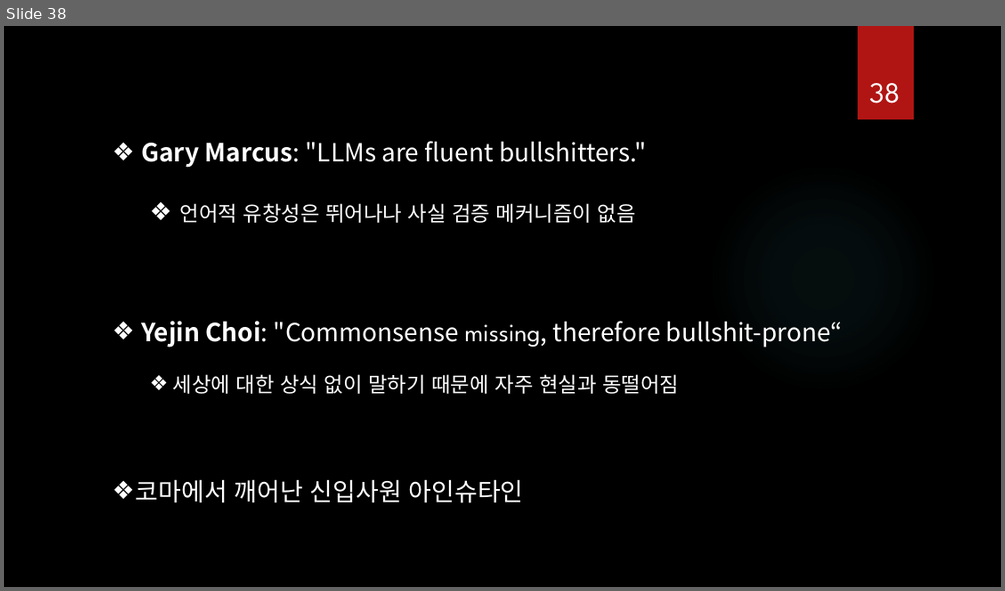
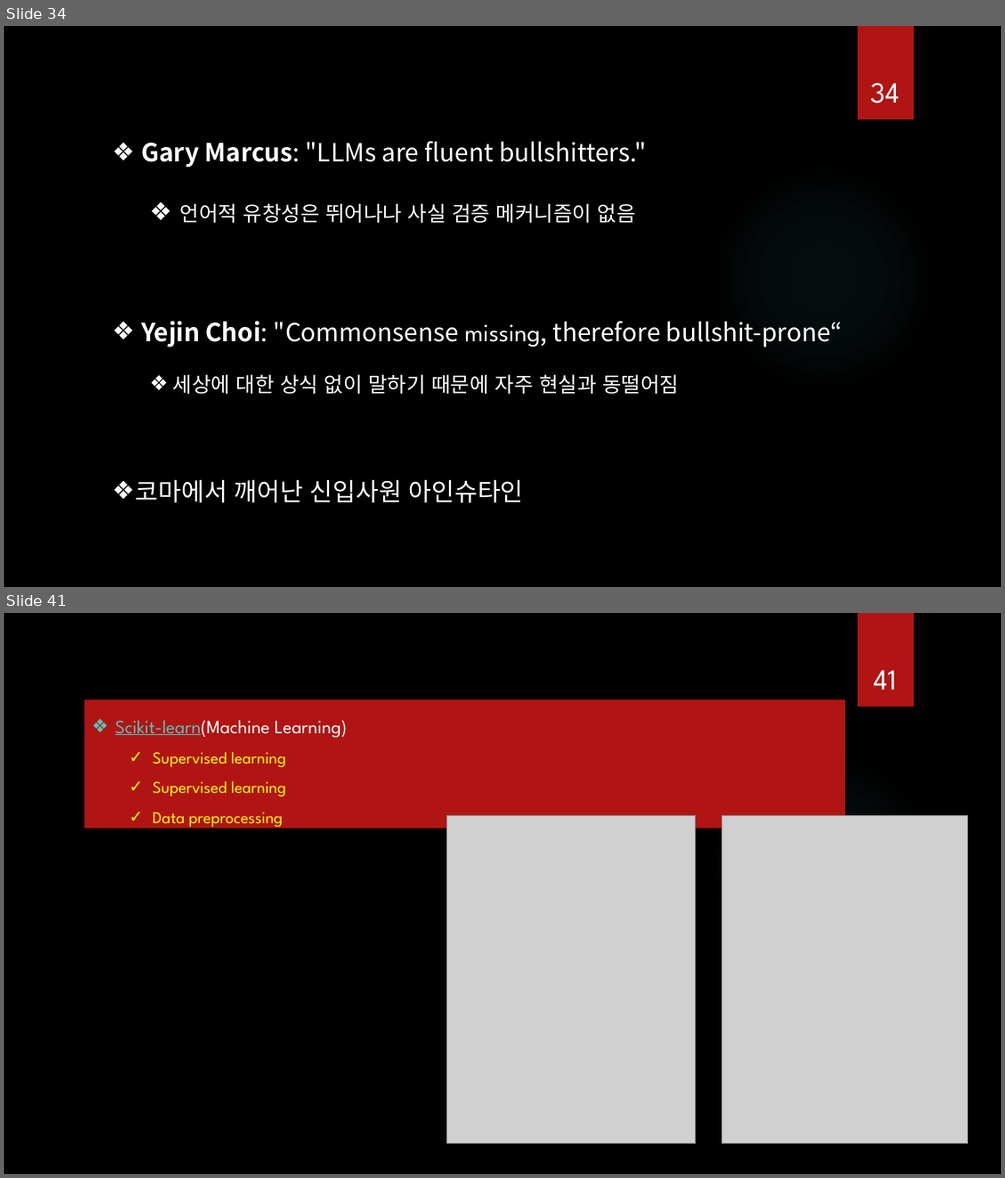
Before and after one commit to ancestor9/2026_Fall_AI-Literacy, a slide deck: AI Literacy.pptx. Shown one above the other, each under a label of ours: slide 38 before the commit, slides 34 and 41 after it; the slides between them are not shown. The pictures are 1005x591 and 1005x1178 pixels, drawn with LibreOffice and Linux fonts; fonts in the diff are those of the drawing; grey boxes stand for pictures; background and template pictures are left out. Boxes give left, top, right and bottom in pixels: in the first picture for what was removed or moved away, otherwise in the second. Text is boxed around its words. In the diff, an @@ line names an element or a change of style, - is before the commit and + after.

```diff
--- a/AI Literacy.pptx
+++ b/AI Literacy.pptx
@@ slide 41 added at [4,613,1001,1174], background picture (left out); not listed: 2 template elements that a slide beside it also shows @@
@@ page number added at [874,670,897,690], 28 pt, text #FFFFFF @@
+41
@@ rectangle added at [85,699,845,828], fill #B01513, 16 pt, text #FFFF00 @@
+❖ Scikit-learn(Machine Learning)
+  ✓ Supervised learning
+  ✓ Supervised learning
+  ✓ Data preprocessing
@@ picture added at [447,816,696,1144] @@
@@ picture added at [722,816,968,1144] @@
@@ what was slide 38 is now slide 34 @@
@@ page number at [870,83,899,103]: text changed @@
-38
+34
```
Also in this commit, not shown: 4 slides changed, 4 other slides added.
